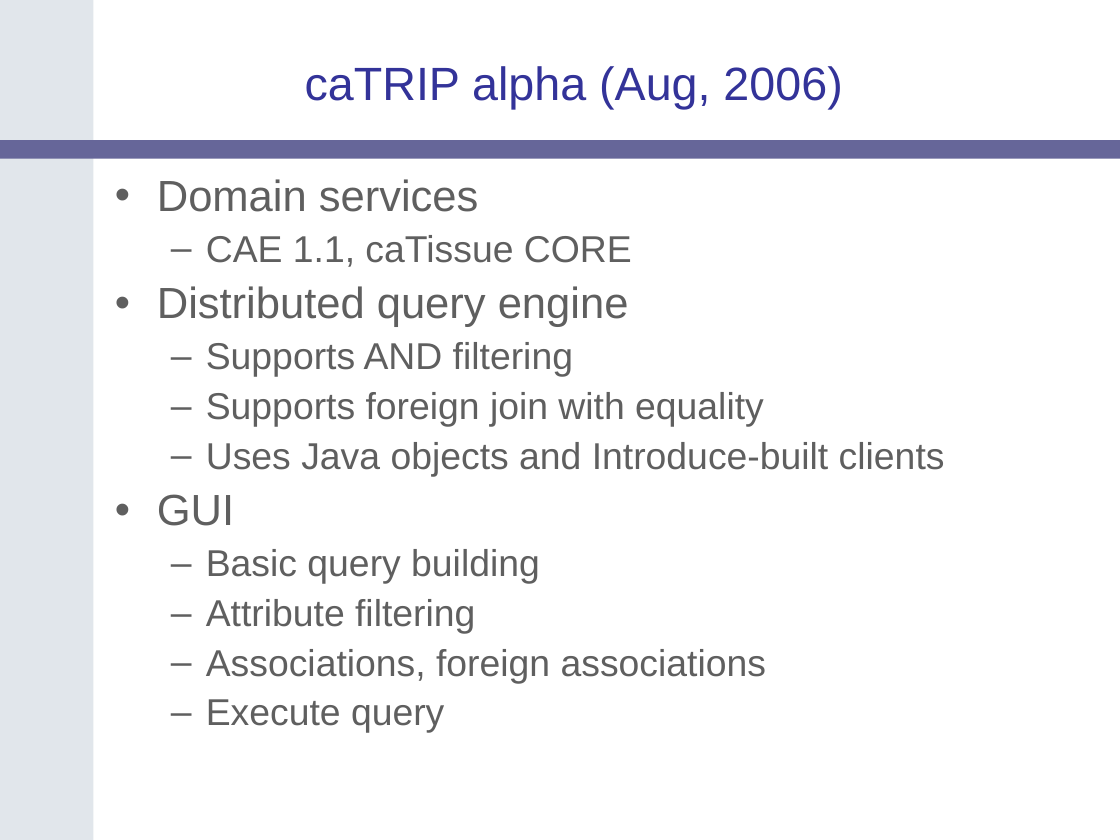
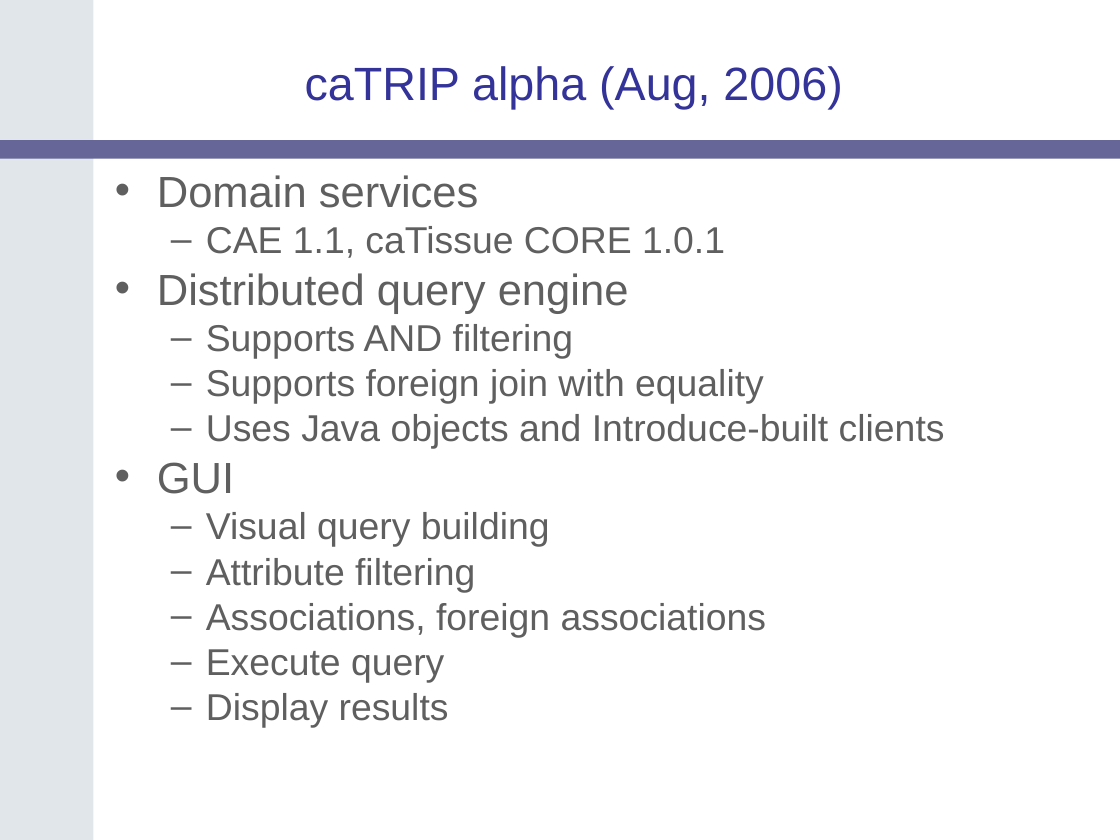
Before and after one commit to NCIP/catrip, a slide deck: slide 8 of catrip/documentation/presentations/catrip_alpha_demo_2006_08_11/catrip_alpha_demo_2006_08_11.ppt (slide 5 before the commit). Drawn at 1120x840 pixels with LibreOffice and Linux fonts; fonts in the diff are those of the drawing; background and template pictures are left out. Boxes give left, top, right and bottom in pixels: in the first picture for what was removed or moved away, otherwise in the second. Text is boxed around its words. In the diff, an @@ line names an element or a change of style, - is before the commit and + after.

```diff
--- a/catrip/documentation/presentations/catrip_alpha_demo_2006_08_11/catrip_alpha_demo_2006_08_11.ppt
+++ b/catrip/documentation/presentations/catrip_alpha_demo_2006_08_11/catrip_alpha_demo_2006_08_11.ppt
@@ text at <box>157,175,945,683</box>: line spacing 0.9 to 0.8 @@
@@ text at <box>206,226,725,258</box>: text changed @@
-  – CAE 1.1, caTissue CORE
+  – CAE 1.1, caTissue CORE 1.0.1
@@ text at <box>206,512,550,547</box>: text changed @@
-  – Basic query building
+  – Visual query building
@@ text at <box>206,693,449,728</box>: paragraph added @@
+  – Display results
```
Also in this commit, not shown: 8 other slides changed, 4 slides added, 2 slides removed.
